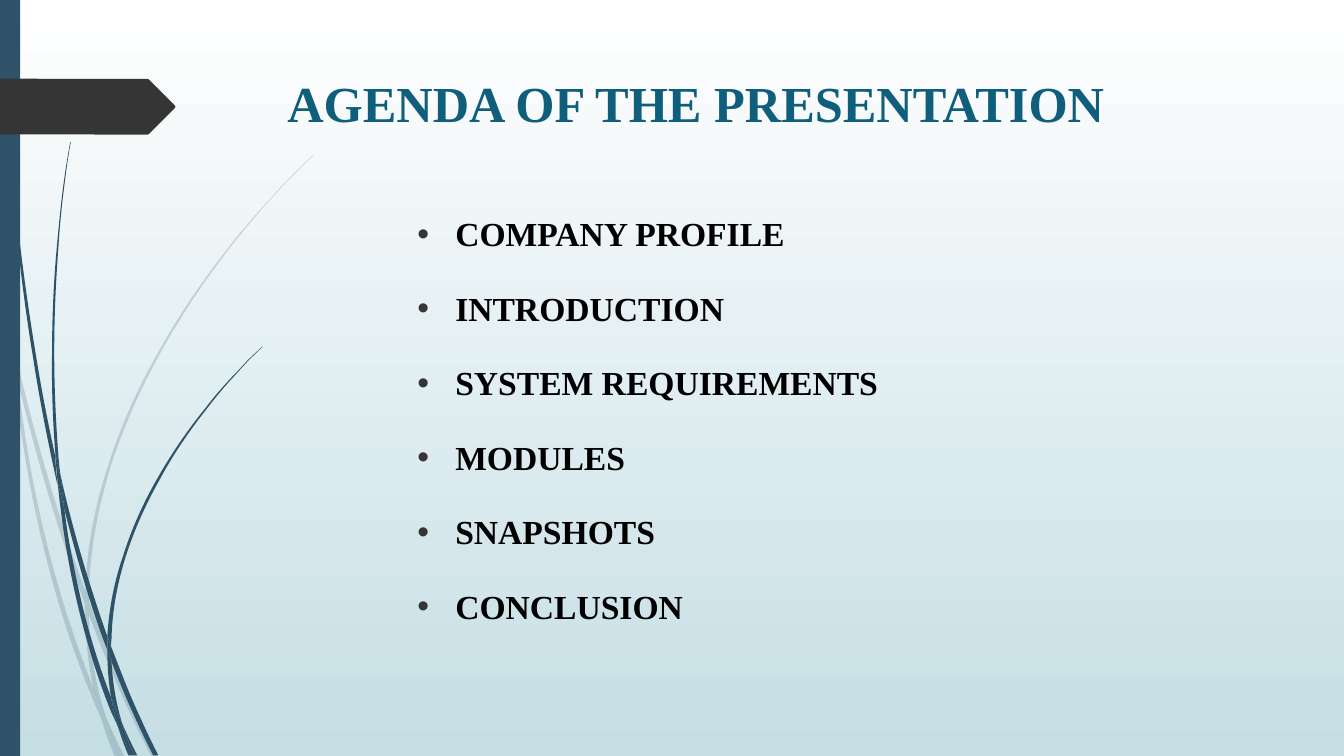
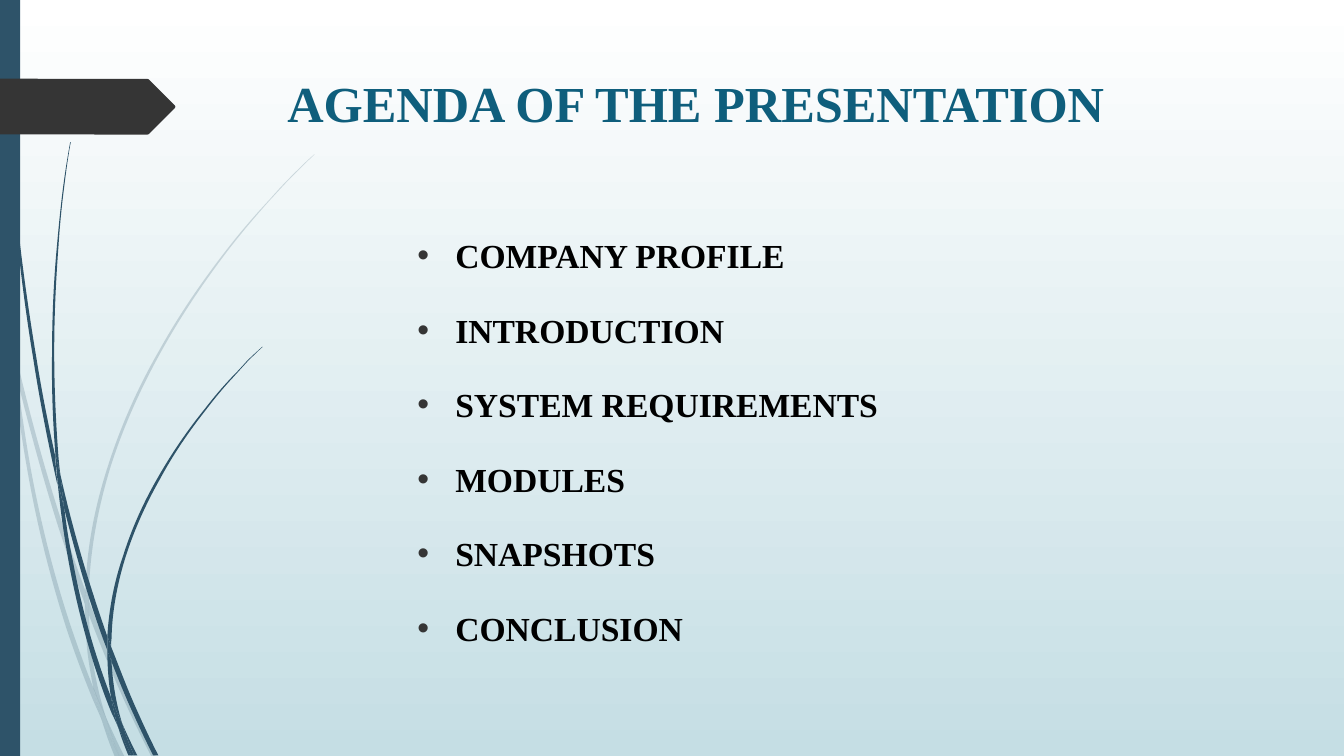
Before and after one commit to Harshith5S/VDP_Solutions, a slide deck: slide 3 of presentation.pptx. Drawn at 1344x756 pixels with LibreOffice and Linux fonts; fonts in the diff are those of the drawing. Boxes give left, top, right and bottom in pixels: in the first picture for what was removed or moved away, otherwise in the second. Text is boxed around its words. In the diff, an @@ line names an element or a change of style, - is before the commit and + after.

```diff
--- a/presentation.pptx
+++ b/presentation.pptx
@@ text "COMPANY PROFILE": place and size @@
-text "COMPANY PROFILE" at (455,223,878,620)
+text "COMPANY PROFILE" at (455,245,878,642)
```
Also in this commit, not shown: 3 other slides changed.
